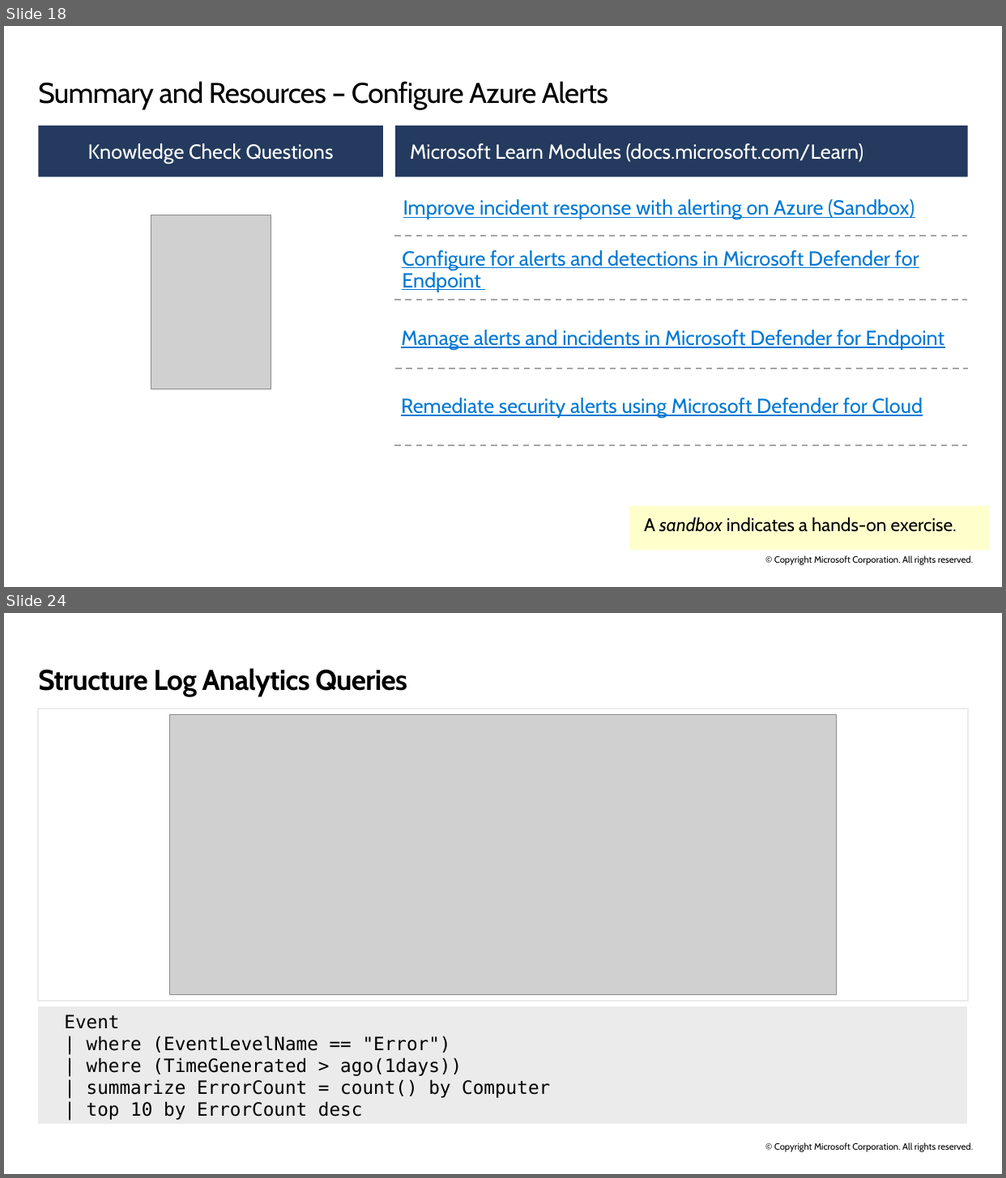
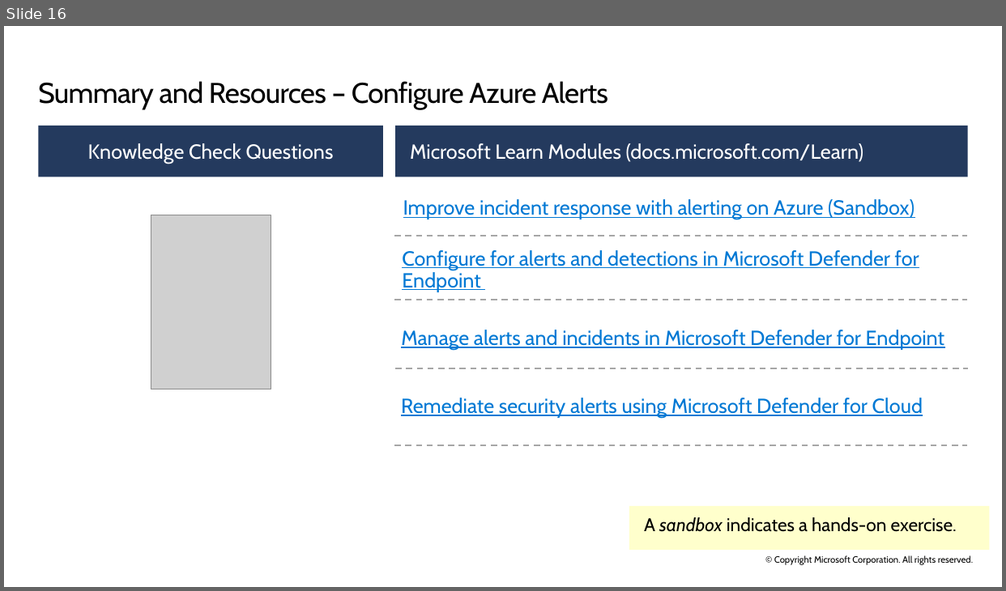
Before and after one commit to ryanpbetts/az-104-material, a slide deck: Slides/AZ-104T00A-ENU-PowerPoint_11 - done.pptx. Shown one above the other, each under a label of ours: slides 18 and 24 before the commit, slide 16 after it; the slides between them are not shown. The pictures are 1006x1178 and 1006x591 pixels, drawn with LibreOffice and Linux fonts; fonts in the diff are those of the drawing; grey boxes stand for pictures. Boxes give left, top, right and bottom in pixels: in the first picture for what was removed or moved away, otherwise in the second. Text is boxed around its words. In the diff, an @@ line names an element or a change of style, - is before the commit and + after.

```diff
--- a/Slides/AZ-104T00A-ENU-PowerPoint_11 - done.pptx
+++ b/Slides/AZ-104T00A-ENU-PowerPoint_11 - done.pptx
@@ slide 24 removed at bbox=[4, 613, 1002, 1174], background #FFFFFF; not listed: 1 template element that a slide beside it also shows @@
@@ title removed at bbox=[38, 668, 407, 697] @@
-Structure Log Analytics Queries
@@ rectangle removed at bbox=[39, 709, 968, 1000] @@
@@ picture removed at bbox=[170, 715, 836, 995] @@
@@ freeform shape removed at bbox=[39, 1007, 967, 1123] @@
-  Event
-  | where (EventLevelName == "Error")
-  | where (TimeGenerated > ago(1days))
-  | summarize ErrorCount = count() by Computer
-  | top 10 by ErrorCount desc
@@ what was slide 18 is now slide 16 @@
```
Also in this commit, not shown: 9 other slides removed, 3 other files.
